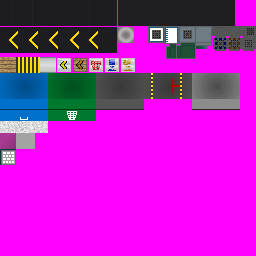
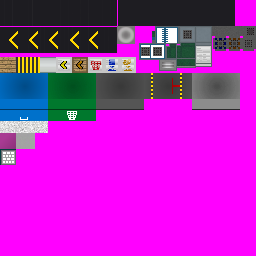
Two versions of the same layered image (256×256). Layer-by-layer changes:
added layer "Shadows" above "Color" over [162, 62, 174, 68]
painted on "Color" over [56, 26, 212, 73]
painted on "Base" over [140, 27, 165, 59]
